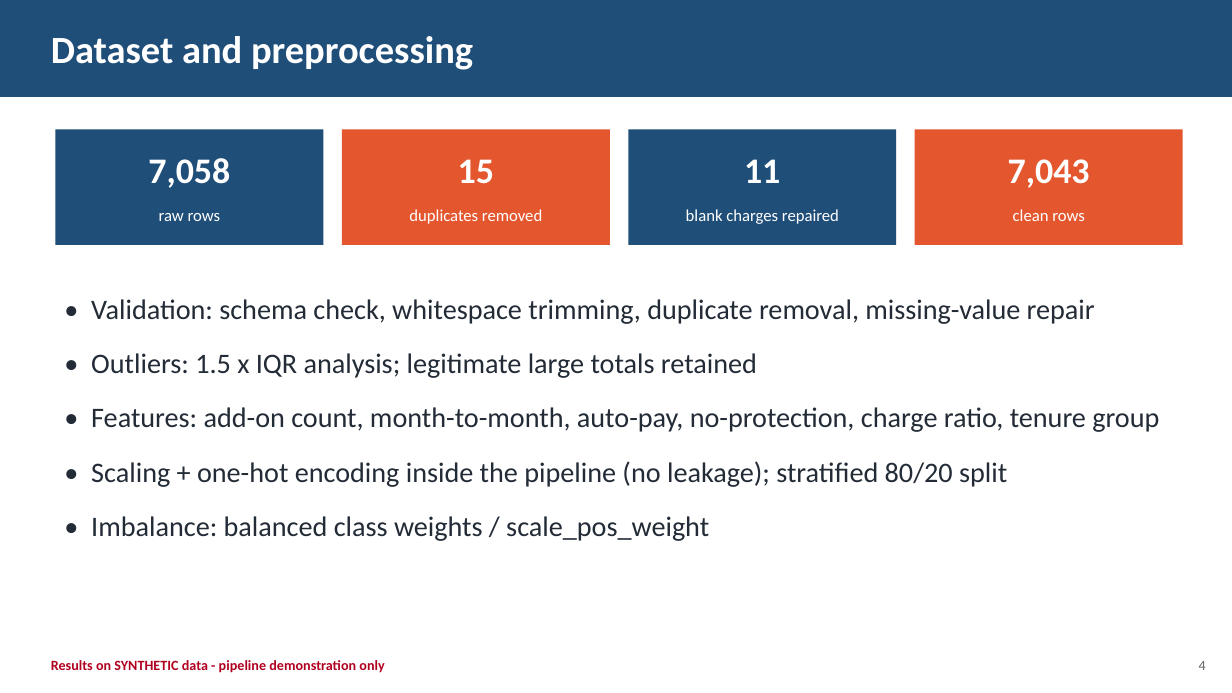
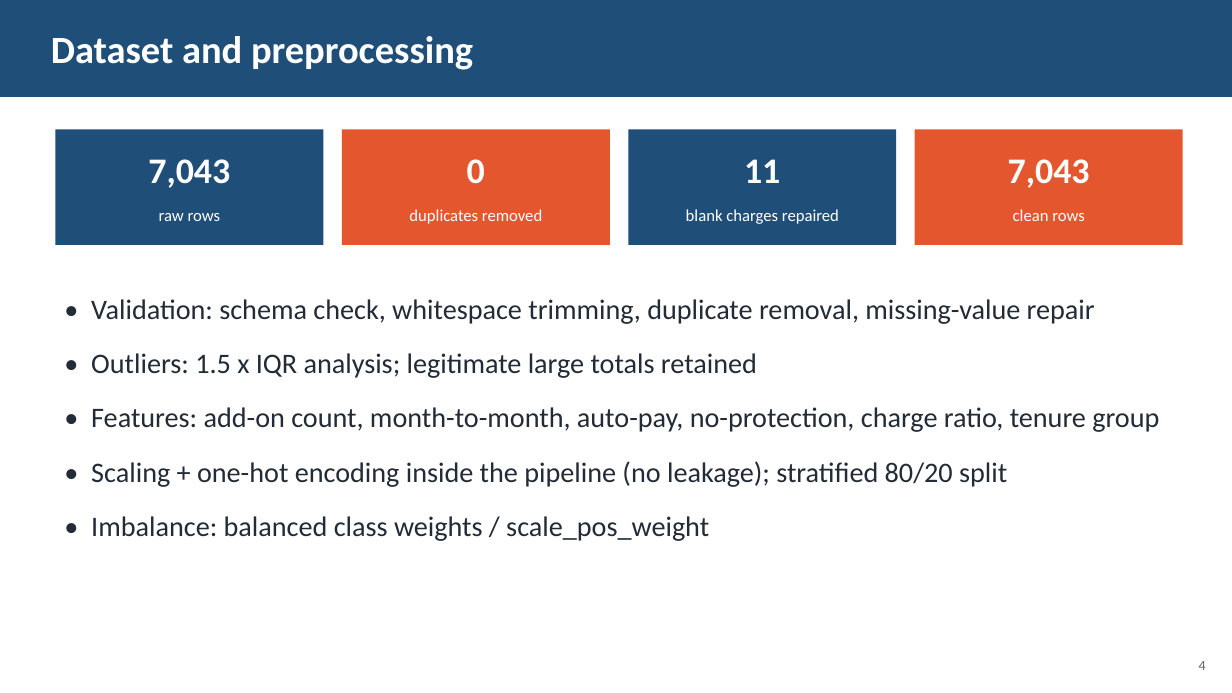
Before and after one commit to SubhankarMishra5/churn-guard-ai, a slide deck: slide 4 of reports/ChurnGuard_AI_Presentation.pptx. Drawn at 1232x693 pixels with LibreOffice and Linux fonts; fonts in the diff are those of the drawing. Boxes give left, top, right and bottom in pixels: in the first picture for what was removed or moved away, otherwise in the second. Text is boxed around its words. In the diff, an @@ line names an element or a change of style, - is before the commit and + after.

Commit message:
Results on real IBM Telco dataset

```diff
--- a/reports/ChurnGuard_AI_Presentation.pptx
+++ b/reports/ChurnGuard_AI_Presentation.pptx
@@ text at box(148, 159, 230, 188): text changed @@
-7,058
+7,043
@@ text at box(467, 159, 485, 184): text changed @@
-15
+0
@@ text removed at box(51, 660, 384, 673) @@
-Results on SYNTHETIC data - pipeline demonstration only
```
Also in this commit, not shown: 9 other slides changed, 21 other files.
